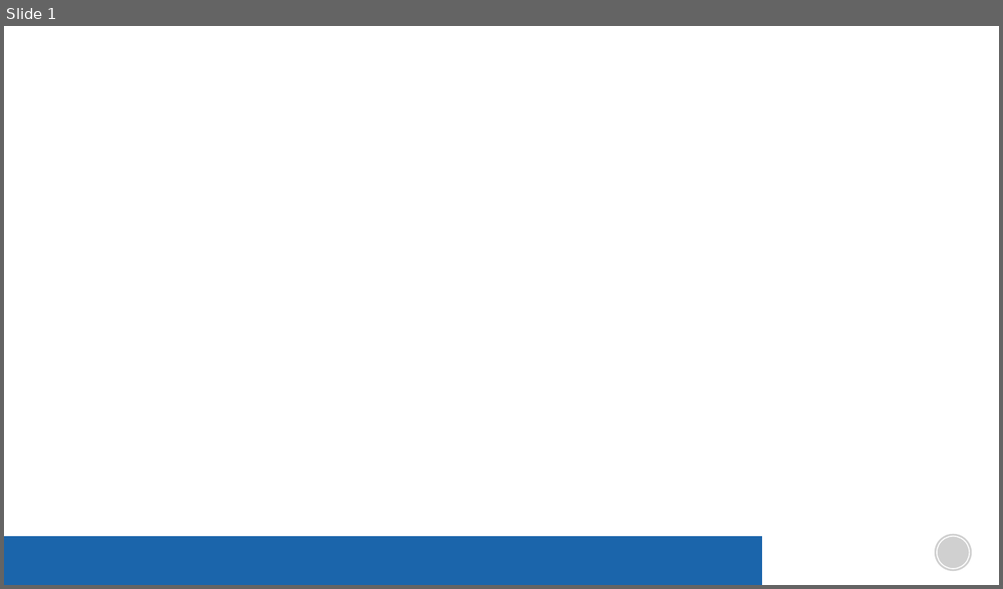
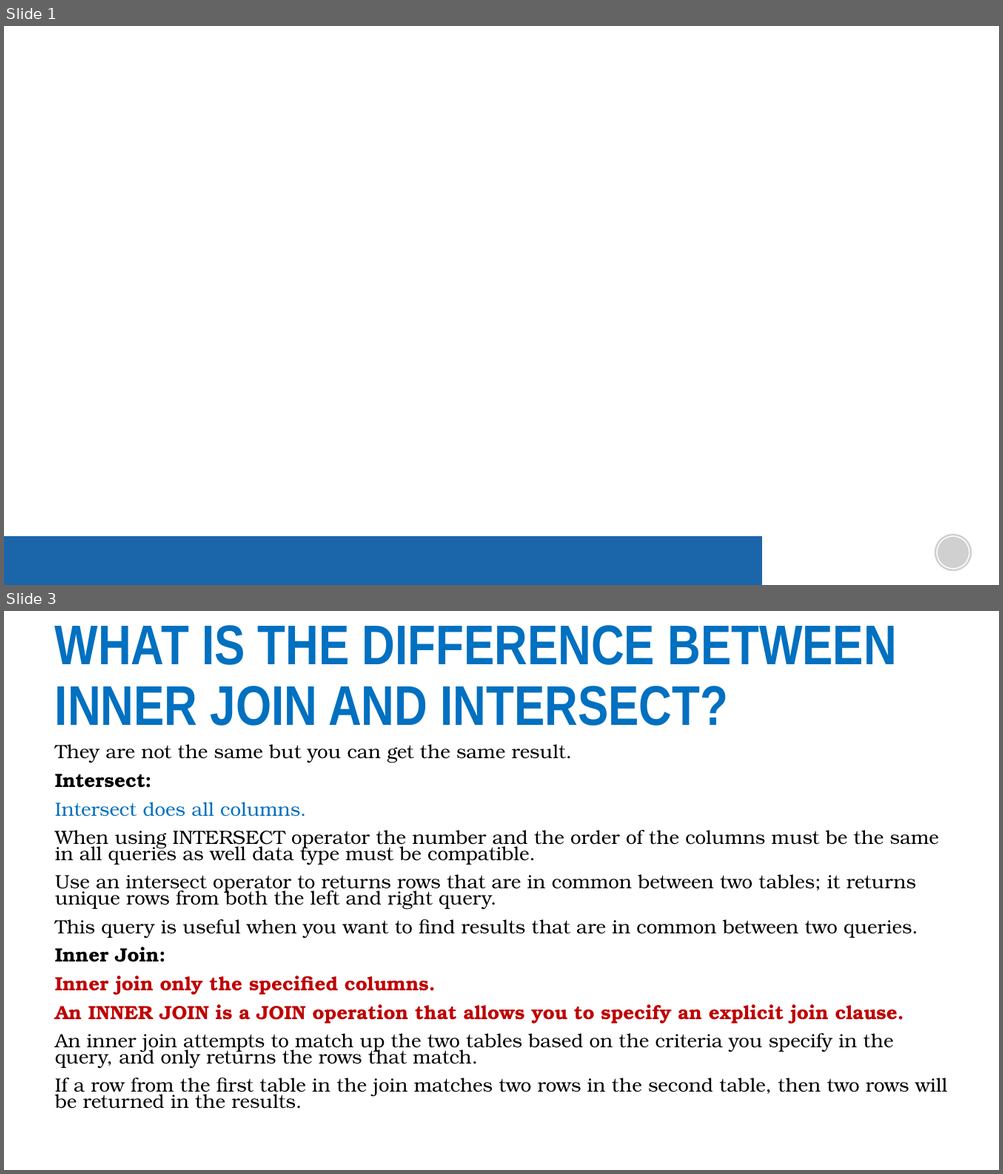
Before and after one commit to PeterSigurdson/MSAccessAssets, a slide deck: DATABASE PROJECT.pptx. Shown one above the other, each under a label of ours: slide 1 before the commit, slides 1 and 3 after it; the slides between them are not shown. The pictures are 1003x589 and 1003x1174 pixels, drawn with LibreOffice and Linux fonts; fonts in the diff are those of the drawing; grey boxes stand for pictures; background and template pictures are left out. Boxes give left, top, right and bottom in pixels: in the first picture for what was removed or moved away, otherwise in the second. Text is boxed around its words. In the diff, an @@ line names an element or a change of style, - is before the commit and + after.

```diff
--- a/DATABASE PROJECT.pptx
+++ b/DATABASE PROJECT.pptx
@@ slide 3 added at bbox=[4, 611, 999, 1170], background #FFFFFF @@
@@ title added at bbox=[55, 625, 896, 726], 54 pt, text #0070C0, bold @@
+WHAT IS THE DIFFERENCE BETWEEN INNER JOIN AND INTERSECT?
@@ text added at bbox=[55, 744, 948, 1109], 18.5 pt, text #000000 @@
+They are not the same but you can get the same result.
+Intersect:
+Intersect does all columns.
+When using INTERSECT operator the number and the order of the columns must be the same in all queries as well data type must be compatible.
+Use an intersect operator to returns rows that are in common between two tables; it returns unique rows from both the left and right query.
+This query is useful when you want to find results that are in common between two queries.
+Inner Join:
+Inner join only the specified columns.
+An INNER JOIN is a JOIN operation that allows you to specify an explicit join clause.
+An inner join attempts to match up the two tables based on the criteria you specify in the query, and only returns the rows that match.
+If a row from the first table in the join matches two rows in the second table, then two rows will be returned in the results.
@@ ellipse added at bbox=[936, 1122, 970, 1154], outline #FFFFFF 1 pt @@
```
Also in this commit, not shown: 2 slides changed, 3 other slides added, 1 other file.
